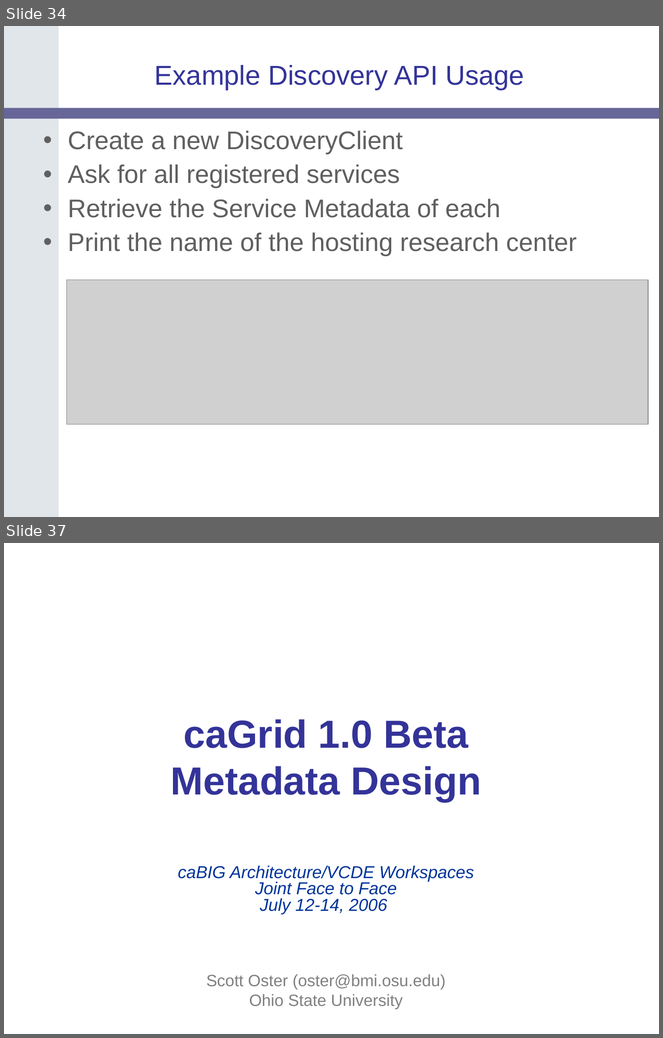
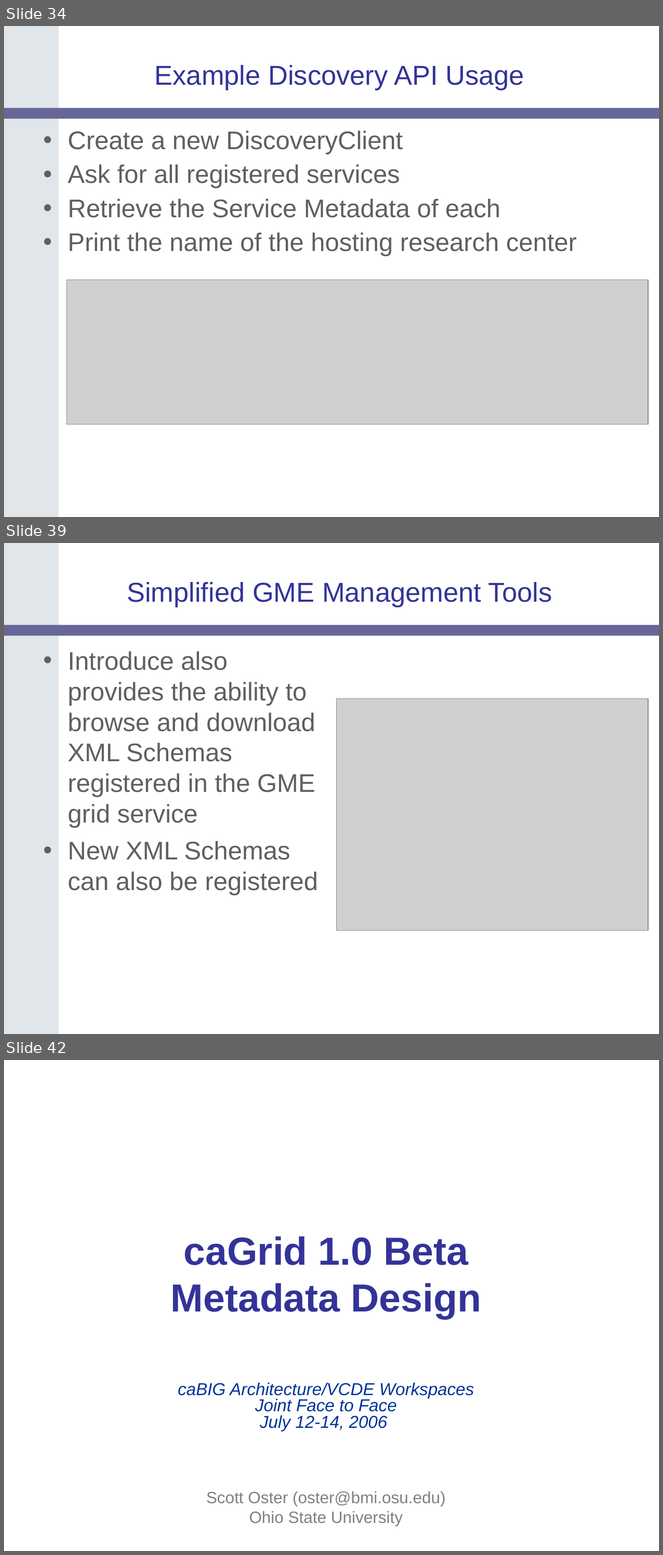
Before and after one commit to NCIP/cagrid-portal, a slide deck: cagrid-1-0/Documentation/presentations/200607_VCDE_ARCH/caGrid-1.0_Beta_Metadata.ppt. Shown one above the other, each under a label of ours: slides 34 and 37 before the commit, slides 34, 39 and 42 after it; the slides between them are not shown. The pictures are 663x1038 and 663x1555 pixels, drawn with LibreOffice and Linux fonts; fonts in the diff are those of the drawing; grey boxes stand for pictures; background and template pictures are left out. Boxes give left, top, right and bottom in pixels: in the first picture for what was removed or moved away, otherwise in the second. Text is boxed around its words. In the diff, an @@ line names an element or a change of style, - is before the commit and + after.

Commit message:
added introduce slides

```diff
--- a/cagrid-1-0/Documentation/presentations/200607_VCDE_ARCH/caGrid-1.0_Beta_Metadata.ppt
+++ b/cagrid-1-0/Documentation/presentations/200607_VCDE_ARCH/caGrid-1.0_Beta_Metadata.ppt
@@ slide 39 added at (4,543,659,1034), background #FFFFFF; not listed: 2 template elements that a slide beside it also shows @@
@@ title added at (127,582,553,607), 30 pt, text #333399 @@
+Simplified GME Management Tools
@@ text added at (68,651,319,896), 28 pt, text #5F5F5F @@
+• Introduce also provides the ability to browse and download XML Schemas registered in the GME grid service
+• New XML Schemas can also be registered
@@ picture added at (337,699,649,931) @@
@@ what was slide 37 is now slide 42 @@
```
Also in this commit, not shown: 4 slides changed, 6 other slides added, 2 slides removed.
